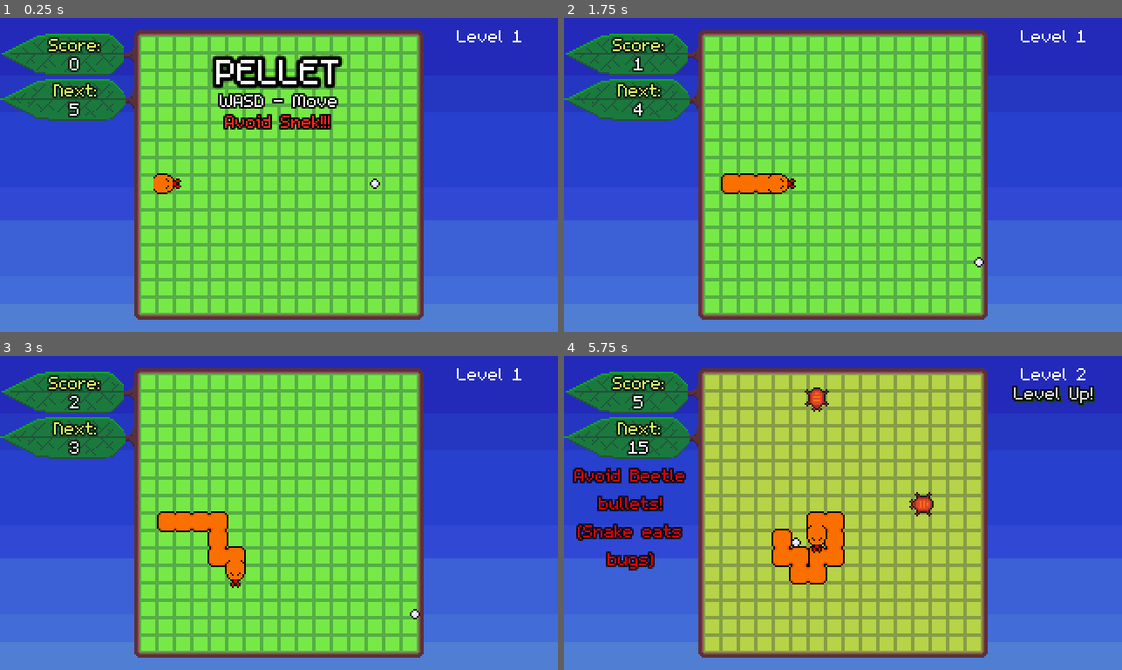
Above: before the commit, frames 1-4 (two rows, left to right).
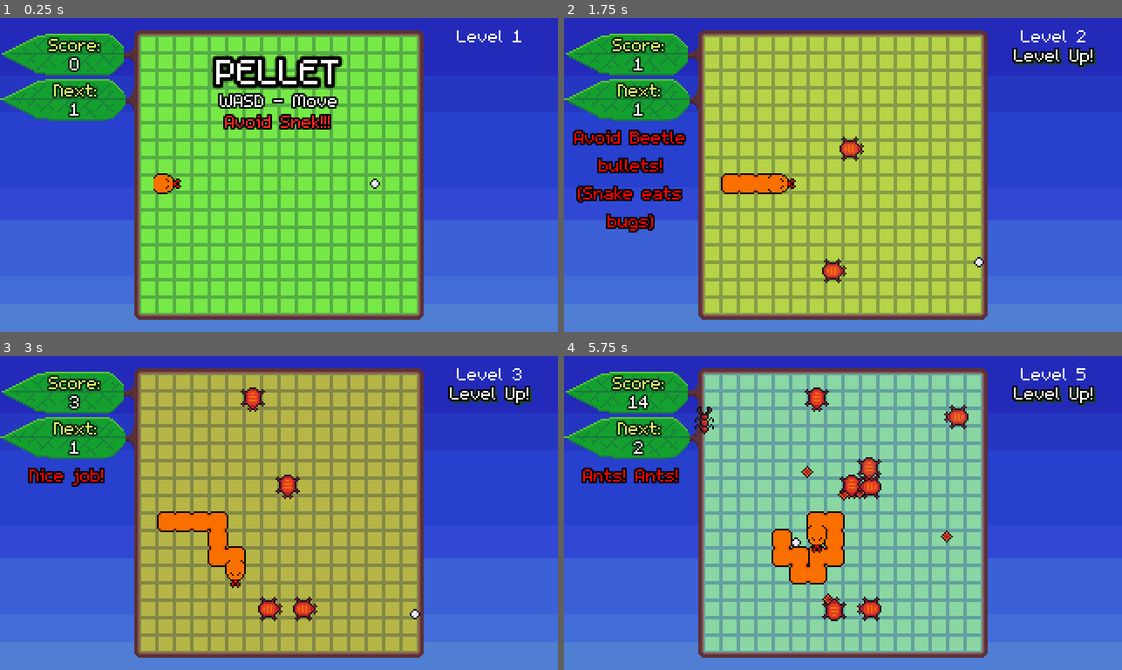
Above: after the commit, the same moments.

Repository: bdunko/Pellet
Game: Godot game, scene res://main.tscn
Same seed, same stepped clock (60 frames per second), same inputs: the game is played once before the commit and once after it.
Inputs:
- Up to frame 1 (0.25 s): no input
- Up to frame 2 (1.75 s): tap Enter at 0.5 s; hold D (right) 0.53-1.28 s; hold S (down) from 1.28 s (still down)
- Up to frame 3 (3 s): release S (down) at 2.03 s; hold D (right) 2.03-2.78 s; hold W (up) from 2.78 s (still down)
- Up to frame 4 (5.75 s): release W (up) at 3.53 s; hold A (left) 3.53-5.03 s; tap Space (reset) at 4.15 s; hold S (down) from 5.03 s (still down)

The runs differ from the first frame. In frame 1, 3.9% of the frame differs, in the area x 0-23%, y 5-33%; in frame 2, 51%, in the area x 0-96%, y 3-95%; in frame 3, 48%; in frame 4, 49%.

Commit message:
multiple boards

Diff:
--- /dev/null
+++ b/board.gd
@@ -0,0 +1,21 @@
+extends Node2D
+
+@onready var current_board_index = get_child_count() - 1
+
+func next_board():
+	if current_board_index == 0:
+		return
+	current_board_index -= 1
+
+func _process(delta):
+	for index in get_child_count():
+		var sky = get_child(index)
+		if index <= current_board_index: # we should be visible
+			sky.self_modulate.a = lerp(sky.self_modulate.a, 1.0, 5 * delta)
+		if index > current_board_index: # we should be invisible
+			sky.self_modulate.a = lerp(sky.self_modulate.a, 0.0, 5 * delta)
+
+func reset():
+	current_board_index = get_child_count() - 1
+	for bg in get_children():
+		bg.self_modulate.a = 1
--- a/main.gd
+++ b/main.gd
@@ -34,8 +34,8 @@
 	10000 : "Amazing score!!! Incredible!"
 }
 
-const LEVEL_TIMES = [-1, 5, 15, 15, 20, 20, 20, 20, 25, 25, 25, 30, 30, 35, 35, 40, 40, 45, 45, 50]
-#const LEVEL_TIMES = [-1, 1, 1, 1, 2, 2, 2, 2, 2, 2, 2, 3, 3, 3, 3, 4, 4, 4, 4, 5]
+#const LEVEL_TIMES = [-1, 5, 15, 15, 20, 20, 20, 20, 25, 25, 25, 30, 30, 35, 35, 40, 40, 45, 45, 50]
+const LEVEL_TIMES = [-1, 1, 1, 1, 2, 2, 2, 2, 2, 2, 2, 3, 3, 3, 3, 4, 4, 4, 4, 5]
 
 var MAX_LEVEL = LEVEL_TIMES.size()
 var MAX_LEVEL_TIME = 60
@@ -252,8 +252,8 @@
 		$NextLevelInfo.next_level(NEXT_LEVEL_TIPS[level])
 
 	# 1 spawn per level
-	spawn_count = max(2, min(int(level/2), MAX_SPAWN_COUNT))
-	max_ants = max(1, min(int(level/6), MAX_ANTS_MAX))
+	spawn_count = max(2, min(int(level/2.0), MAX_SPAWN_COUNT))
+	max_ants = max(1, min(int(level/6.0), MAX_ANTS_MAX))
 
 	# add enemies and stuff
 	# terrible horrible code structure $HACK$
@@ -280,12 +280,14 @@
 		forced_spawns = 2
 	elif level == 10:
 		$Sky.next_sky() #evening
+		$Board.next_board()
 		_spawn_new_snake(1)
 	elif level == 12:
 		_spawn_enemy(HORNET, HORNET_SPAWN)
 		forced_spawns = 1
 	elif level == 14:
 		$Sky.next_sky() # night
+		$Board.next_board()
 		_spawn_new_snake(1)
 	elif level == 16:
 		enemy_pool.append([MOTH, MOTH_SPAWN])
@@ -351,6 +353,7 @@
 	$Pellet.reset()
 	$Pellet.enable()
 	$Sky.reset()
+	$Board.reset()
 	state = State.WAITING
 	if score > highscore:
 		highscore = score
--- a/main.tscn
+++ b/main.tscn
@@ -14,6 +14,9 @@
 [ext_resource type="Texture2D" uid="uid://cay5ftkmugouq" path="res://assets/sky_morning.png" id="6_7fbtx"]
 [ext_resource type="PackedScene" uid="uid://xe84in6ej3m7" path="res://pellet.tscn" id="6_dvu1o"]
 [ext_resource type="PackedScene" uid="uid://de227doiyv2qb" path="res://snake.tscn" id="7_ertux"]
+[ext_resource type="Script" path="res://board.gd" id="9_na4cx"]
+[ext_resource type="Texture2D" uid="uid://l5tuspu7fgkj" path="res://assets/board_black.png" id="10_l81du"]
+[ext_resource type="Texture2D" uid="uid://0c1wwikxym33" path="res://assets/board_autumn.png" id="11_ud181"]
 
 [sub_resource type="RectangleShape2D" id="RectangleShape2D_ji84y"]
 size = Vector2(4.5, 166)
@@ -99,44 +102,55 @@
 texture = ExtResource("6_7fbtx")
 centered = false
 
-[node name="Board" type="Sprite2D" parent="."]
-texture = ExtResource("2_ff65i")
-centered = false
-
-[node name="Board Walls" type="StaticBody2D" parent="Board"]
+[node name="Board Walls" type="StaticBody2D" parent="."]
 collision_layer = 32
 collision_mask = 0
 
-[node name="Wall" type="CollisionShape2D" parent="Board/Board Walls"]
+[node name="Wall" type="CollisionShape2D" parent="Board Walls"]
 position = Vector2(77.75, 90)
 shape = SubResource("RectangleShape2D_ji84y")
 
-[node name="Wall2" type="CollisionPolygon2D" parent="Board/Board Walls"]
+[node name="Wall2" type="CollisionPolygon2D" parent="Board Walls"]
 polygon = PackedVector2Array(80, 7, 80, 10, 240, 10, 240, 170, 80, 170, 80, 173, 243, 173, 243, 7)
 
-[node name="Ant Walls" type="StaticBody2D" parent="Board"]
+[node name="Ant Walls" type="StaticBody2D" parent="."]
 collision_layer = 128
 collision_mask = 0
 
-[node name="TL" type="CollisionShape2D" parent="Board/Ant Walls"]
+[node name="TL" type="CollisionShape2D" parent="Ant Walls"]
 position = Vector2(77, 7)
 shape = SubResource("RectangleShape2D_v7t8t")
 
-[node name="TR" type="CollisionShape2D" parent="Board/Ant Walls"]
+[node name="TR" type="CollisionShape2D" parent="Ant Walls"]
 position = Vector2(243, 7)
 shape = SubResource("RectangleShape2D_v7t8t")
 
-[node name="BR" type="CollisionShape2D" parent="Board/Ant Walls"]
+[node name="BR" type="CollisionShape2D" parent="Ant Walls"]
 position = Vector2(243, 174)
 shape = SubResource("RectangleShape2D_v7t8t")
 
-[node name="BL" type="CollisionShape2D" parent="Board/Ant Walls"]
+[node name="BL" type="CollisionShape2D" parent="Ant Walls"]
 position = Vector2(76, 174)
 shape = SubResource("RectangleShape2D_v7t8t")
 
 [node name="Grid" type="Sprite2D" parent="."]
 position = Vector2(80, 10)
 texture = ExtResource("3_q3otb")
+centered = false
+
+[node name="Board" type="Node2D" parent="."]
+script = ExtResource("9_na4cx")
+
+[node name="Black" type="Sprite2D" parent="Board"]
+position = Vector2(160, 90)
+texture = ExtResource("10_l81du")
+
+[node name="Autumn" type="Sprite2D" parent="Board"]
+position = Vector2(160, 90)
+texture = ExtResource("11_ud181")
+
+[node name="Default" type="Sprite2D" parent="Board"]
+texture = ExtResource("2_ff65i")
 centered = false
 
 [node name="StartupInfo" type="Node2D" parent="."]
Binary file changed: assets/board.png
Binary file added: assets/board_autumn.png
Not shown, added: assets/board_autumn.png.import
Binary file added: assets/board_black.png
Not shown, added: assets/board_black.png.import
Binary file added: assets/cover_image.png
Not shown, added: assets/cover_image.png.import
Binary file added: assets/logo.aseprite
Not shown: 1 places in main.tscn that only renumber resources
